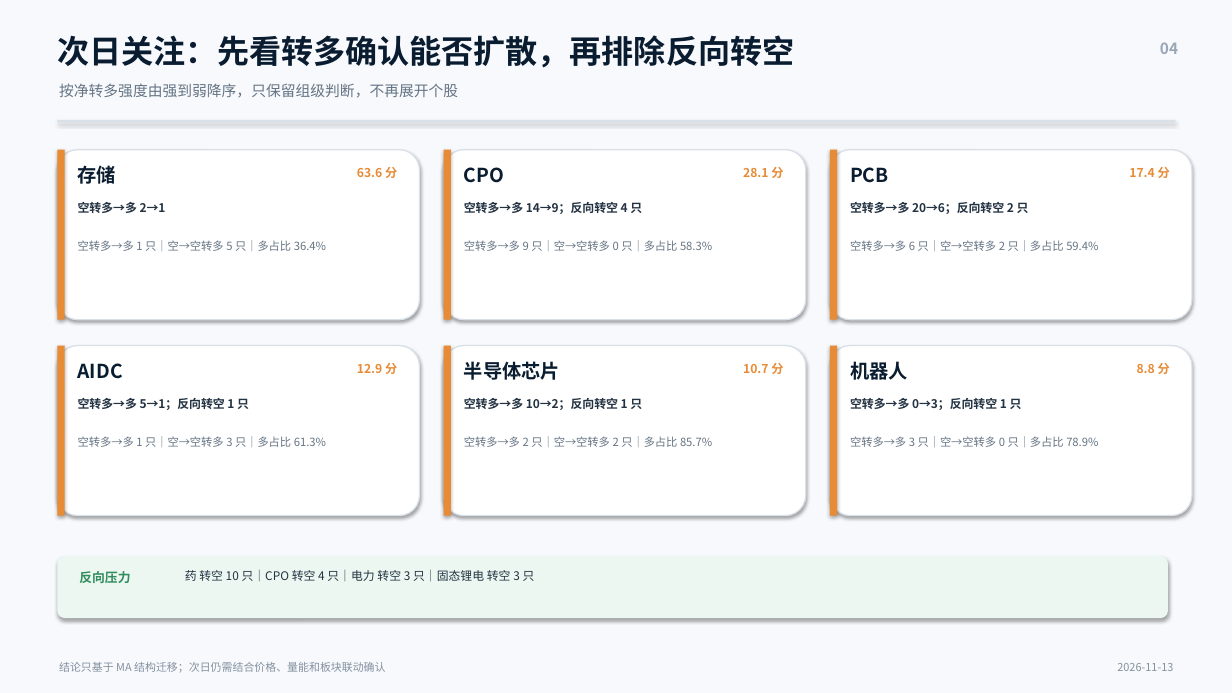
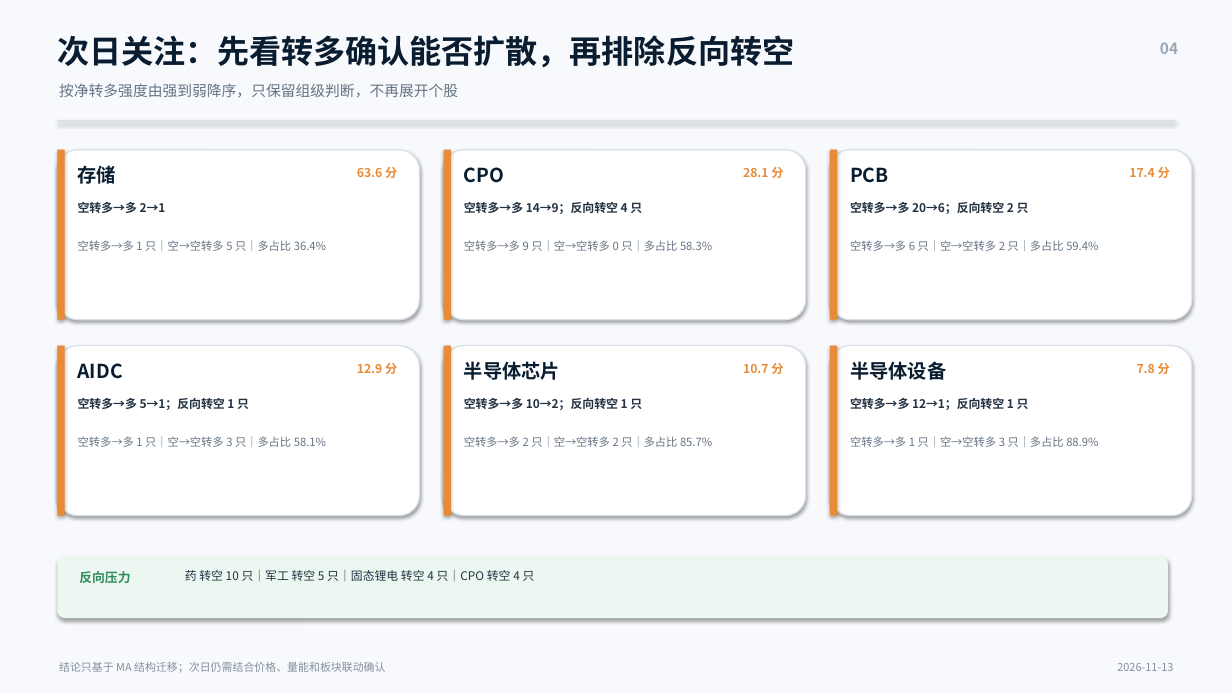
Before and after one commit to nancybhc/a-share-blast-lab, a slide deck: slide 4 of assets/多空阶段简报_2026-11-13.pptx. Drawn at 1232x693 pixels with LibreOffice and Linux fonts; fonts in the diff are those of the drawing. Boxes give left, top, right and bottom in pixels: in the first picture for what was removed or moved away, otherwise in the second. Text is boxed around its words. In the diff, an @@ line names an element or a change of style, - is before the commit and + after.

```diff
--- a/assets/多空阶段简报_2026-11-13.pptx
+++ b/assets/多空阶段简报_2026-11-13.pptx
@@ text at [850,361,946,380]: text changed @@
-机器人
+半导体设备
@@ text at [1137,363,1170,374]: text changed @@
-8.8 分
+7.8 分
@@ text at [850,398,1029,410]: text changed @@
-空转多→多 0→3；反向转空 1 只
+空转多→多 12→1；反向转空 1 只
@@ text at [78,436,326,447]: text changed @@
-空转多→多 1 只｜空→空转多 3 只｜多占比 61.3%
+空转多→多 1 只｜空→空转多 3 只｜多占比 58.1%
@@ text at [850,436,1098,447]: text changed @@
-空转多→多 3 只｜空→空转多 0 只｜多占比 78.9%
+空转多→多 1 只｜空→空转多 3 只｜多占比 88.9%
@@ text at [185,570,535,581]: text changed @@
-药 转空 10 只｜CPO 转空 4 只｜电力 转空 3 只｜固态锂电 转空 3 只
+药 转空 10 只｜军工 转空 5 只｜固态锂电 转空 4 只｜CPO 转空 4 只
```
Also in this commit, not shown: 3 other slides changed, 11 other files.
